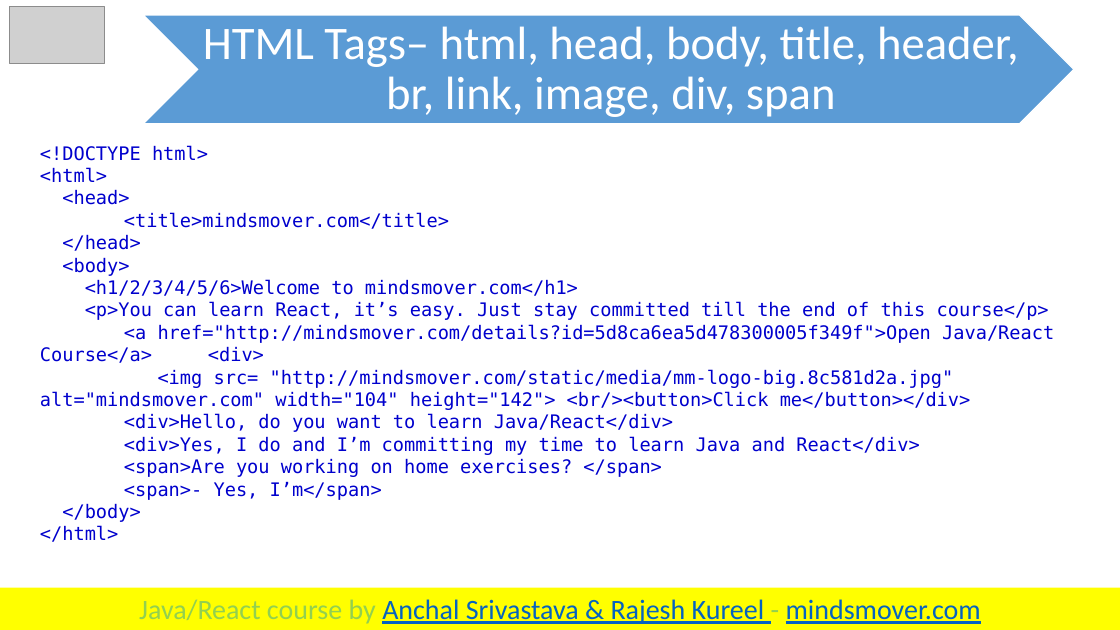
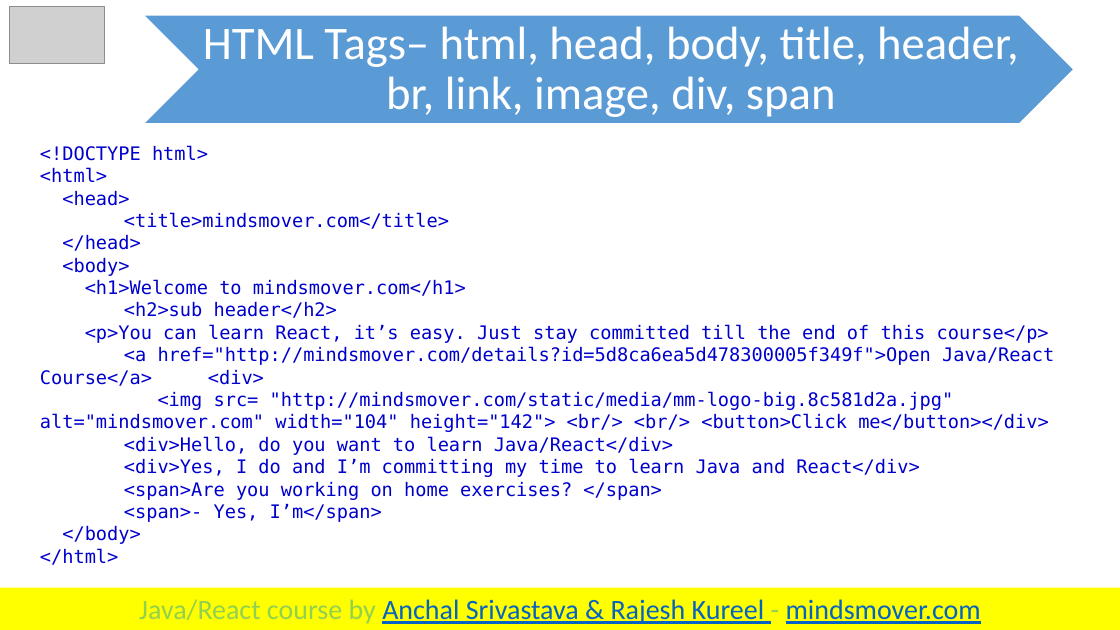
Before and after one commit to anchalsri82/JavaReact, a slide deck: slide 4 of docs/Day 6 - React HTML and JSX.pptx. Drawn at 1120x630 pixels with LibreOffice and Linux fonts; fonts in the diff are those of the drawing; grey boxes stand for pictures. Boxes give left, top, right and bottom in pixels: in the first picture for what was removed or moved away, otherwise in the second. Text is boxed around its words. In the diff, an @@ line names an element or a change of style, - is before the commit and + after.

```diff
--- a/docs/Day 6 - React HTML and JSX.pptx
+++ b/docs/Day 6 - React HTML and JSX.pptx
@@ text at [85, 279, 466, 318]: text changed @@
-<h1/2/3/4/5/6>Welcome to mindsmover.com</h1>
+<h1>Welcome to mindsmover.com</h1>
+<h2>sub header</h2>
@@ text at [40, 391, 1049, 432]: text changed @@
-<img src= "http://mindsmover.com/static/media/mm-logo-big.8c581d2a.jpg" alt="mindsmover.com" width="104" height="142"> <br/><button>Click me</button></div>
+<img src= "http://mindsmover.com/static/media/mm-logo-big.8c581d2a.jpg" alt="mindsmover.com" width="104" height="142"> <br/> <br/> <button>Click me</button></div>
```
Also in this commit, not shown: 2 other slides changed, 1 slide added, 28 other files.
